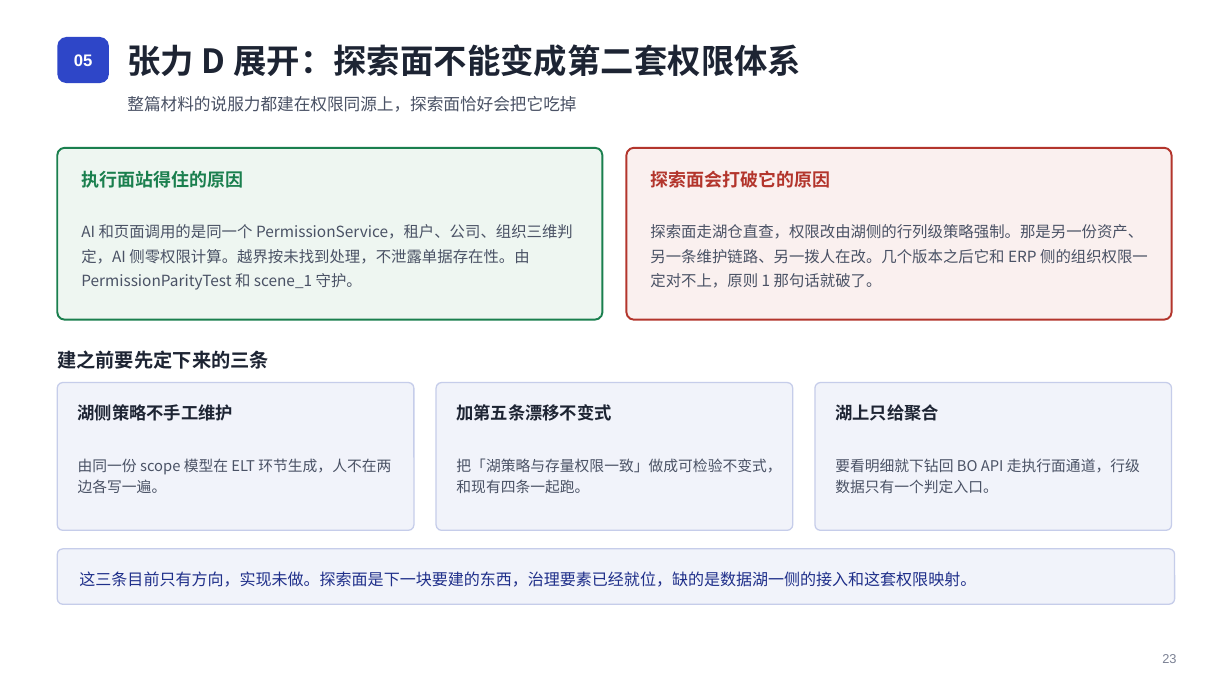
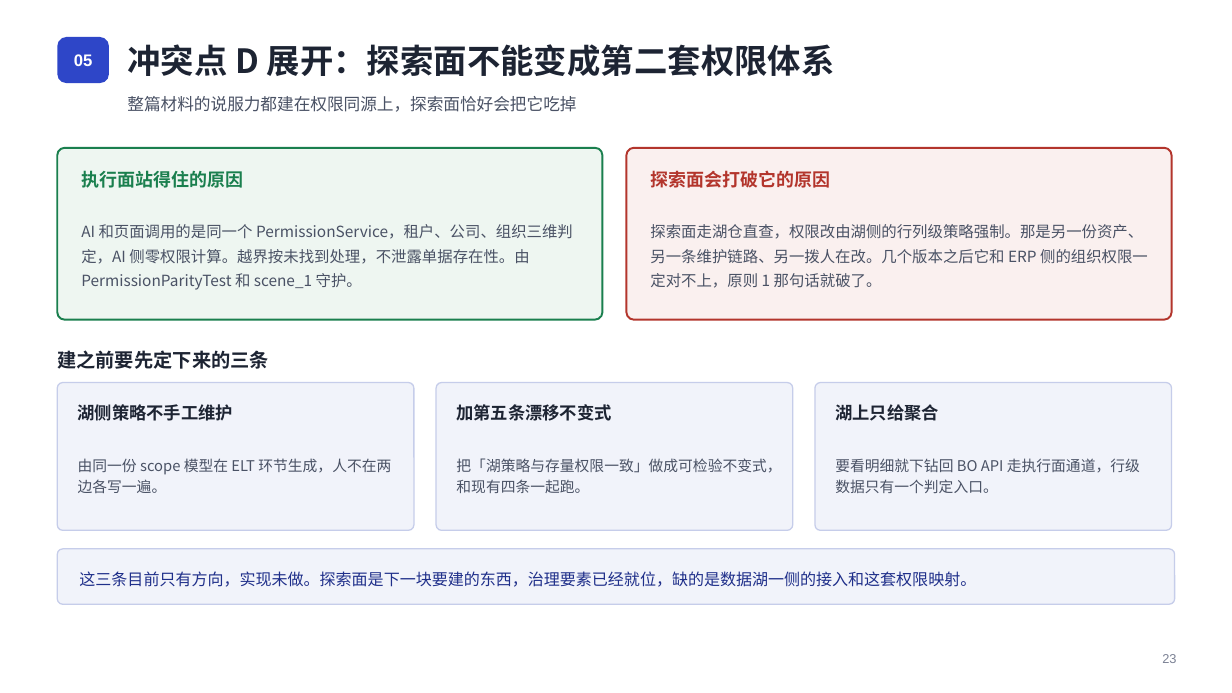
Before and after one commit to xiaohanarch/ERP-AI, a slide deck: slide 24 of docs/ERP-AI-L1参考架构-汇报版.pptx. Drawn at 1232x693 pixels with LibreOffice and Linux fonts; fonts in the diff are those of the drawing. Boxes give left, top, right and bottom in pixels: in the first picture for what was removed or moved away, otherwise in the second. Text is boxed around its words. In the diff, an @@ line names an element or a change of style, - is before the commit and + after.

Commit message:
docs: intro_v2 与汇报 PPT 黑话清理 —— 张力/口径/平价/对冲等 10 类术语换大白话
读者反馈「张力、口径这类词看不懂」，全文（HTML + PPT 31 页 + 两处源码注释
引用）统一替换为直白说法：

- 张力/张力点 → 冲突点（标题改「四个互相打架、需要表态的冲突点」）
- 口径 → 按语义拆分：权限标准 / 定义 / 定义层 / 与页面一致 /
  三个入口对照（三口径）/ 自动对账（口径互证）/ 含义（字段口径）等
- 平价 → 一致（权限平价测试 → 权限一致性测试；Java 注释同步改写）
- 对冲 → 保险（预埋对冲 → 预埋保险；替换的对冲 → 给终局替换留的保险）
- 锚点 → 基准（评测锚点 → 评测基准；版本锚点 → 版本标识；
  锚定 → 断言/锁定/引用 按语境）
- 收口 → 统一由网关接管；标的 → 示例；扇出 → 对外分发

统计：HTML 127 处（含跨标签隔断检查清零）、PPT 40 个文本 run
（XML 良构 + zip 完整性校验通过）；同步两处被文档引用的源码注释
（PermissionService.java 平价措辞、questions-capability.yaml 锚点用例）
保持文档引用与代码一致（均为注释行，无行为变更）

```diff
--- a/docs/ERP-AI-L1参考架构-汇报版.pptx
+++ b/docs/ERP-AI-L1参考架构-汇报版.pptx
@@ text at (127, 44, 835, 76): text changed @@
-张力 D 展开：探索面不能变成第二套权限体系
+冲突点 D 展开：探索面不能变成第二套权限体系
```
Also in this commit, not shown: 21 other slides changed, 3 other files.
